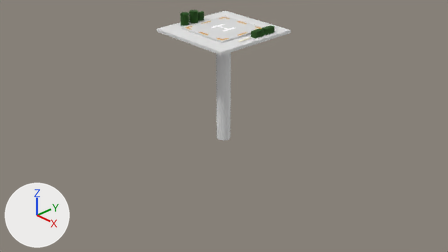
One commit to the Blender file packages/units/building/sea_landing_port_supply_station/assets/sea_landing_port_supply_station.blend: the scene before it, then after it.
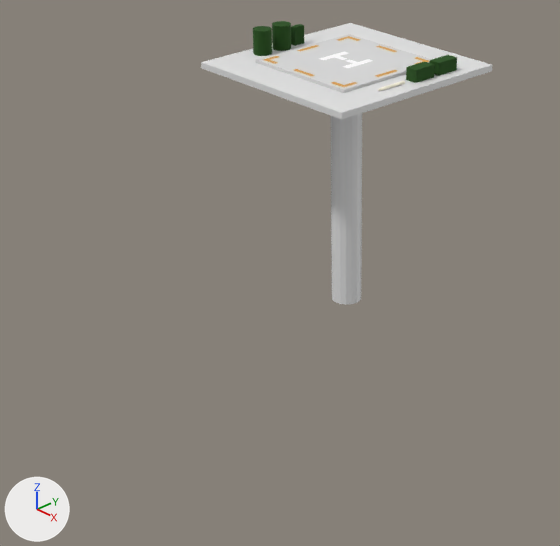
Each version is shown from the file's camera 'Camera', then close up on the part from 14% to 72% of the width and 0% to 100% of the height. The axes (+X, +Y, +Z) are drawn at lower left. The lights are the same throughout. The first two pictures are the older version.

Names of what the first close-up shows: 'Kugel.002', 'base', 'plattform', 'stand' and 5 more.
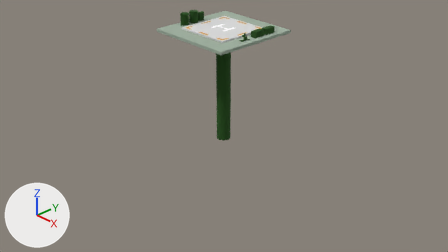
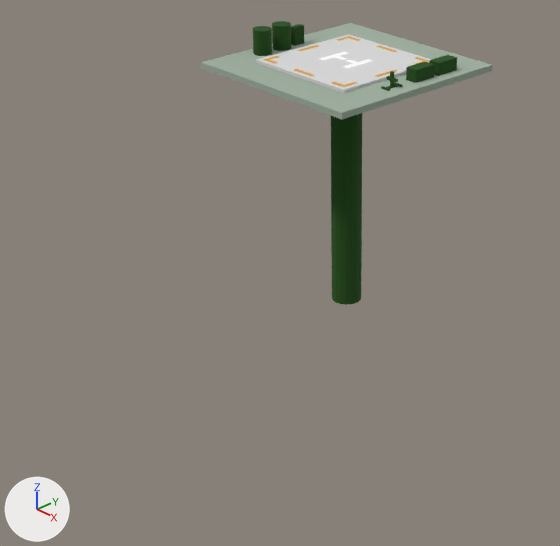
Edits to the bpy script that builds the scene:
```text
Add mat_secondary:
    mat_secondary = principled_material('secondary')
    mat_secondary.base_color = (0.352, 0.434, 0.352)  # grey #a0b0a0
    mat_secondary.roughness = 1.0
    mat_secondary.diffuse_roughness = 1.0
Add mat_primary_001:
    mat_primary_001 = principled_material('primary.001')
    mat_primary_001.base_color = (0.0144, 0.0802, 0.00518)  # dark green #205010
    mat_primary_001.roughness = 1.0
    mat_primary_001.diffuse_roughness = 1.0
Change me_cube:
    where me_cube.from_pydata(...)  # 8 vertices, 6 faces; spans x -1.0..1.0, y -1.0..1.0, z 68.0..70.0
    remove me_cube.materials.append(mat_material)  # white #e7e7e7
    add me_cube.materials.append(mat_secondary)  # grey #a0b0a0
Change me_zylinder_001:
    where me_zylinder_001.from_pydata(...)  # 32 vertices, 18 faces; spans x -0.25..0.25, y -0.25..0.25, z -0.3..1.7
    add me_zylinder_001.materials.append(mat_primary)  # dark green #205010
Add me_cube_002:
    me_cube_002.from_pydata(...)  # 48 vertices, 29 faces; spans x -4.0..4.0, y -8.0..8.0, z -1.1..1.0
    me_cube_002.materials.append(mat_primary_001)  # dark green #205010
Add col_collection_002:
    col_collection_002 = bpy.data.collections.new('Collection.002')
Add col_collection_001:
    col_collection_001 = bpy.data.collections.new('Collection.001')
    col_collection_001.objects.link(ob_cube)
    col_collection_001.objects.link(ob_collection_004)
    col_collection_001.objects.link(ob_collection_001)
    col_collection_001.objects.link(ob_collection_002)
    col_collection_001.objects.link(ob_collection_003)
Remove ob_kugel_002:
    ob_kugel_002 = bpy.data.objects.new('Kugel.002', me_kugel_002)
    ob_kugel_002.parent = ob_additional_2
    ob_kugel_002.location = (0.65, -0.15, 1.762)
    ob_kugel_002.scale = (0.25, 0.25, 0.25)
Add ob_collection_003:
    ob_collection_003 = bpy.data.objects.new('Collection.003', None)
    ob_collection_003.location = (-0.1, 0.0, -0.1)
    ob_collection_003.instance_type = 'COLLECTION'
    ob_collection_003.instance_collection = col_collection_002
Add ob_collection_002:
    ob_collection_002 = bpy.data.objects.new('Collection.002', None)
    ob_collection_002.location = (0.1, 0.0, -0.1)
    ob_collection_002.instance_type = 'COLLECTION'
    ob_collection_002.instance_collection = col_collection_002
Add ob_collection_001:
    ob_collection_001 = bpy.data.objects.new('Collection.001', None)
    ob_collection_001.location = (0.1, 0.0, 0.1)
    ob_collection_001.instance_type = 'COLLECTION'
    ob_collection_001.instance_collection = col_collection_002
Add ob_collection_004:
    ob_collection_004 = bpy.data.objects.new('Collection.004', None)
    ob_collection_004.location = (-0.1, 0.0, 0.1)
    ob_collection_004.instance_type = 'COLLECTION'
    ob_collection_004.instance_collection = col_collection_002
Add ob_cube:
    ob_cube = bpy.data.objects.new('Cube', me_cube_002)
    ob_cube.location = (0.0, 0.0, 0.0)
    ob_cube.scale = (0.05, 0.0375, 0.225)
Add ob_collection:
    ob_collection = bpy.data.objects.new('Collection', None)
    ob_collection.parent = ob_additional_2
    ob_collection.location = (0.65, -0.15, 1.812)
    ob_collection.scale = (0.25, 0.25, 0.25)
    ob_collection.instance_type = 'COLLECTION'
    ob_collection.instance_collection = col_collection_001
```

Where the change shows, as pixel boxes [x1, y1, x2, y2] in the close-ups (560 x 546 px):
'plattform', recoloured (white to grey)
    both: [201, 23, 492, 120]
'stand', recoloured (white to dark green)
    both: [331, 113, 362, 305]
'Collection', added
    after: [381, 71, 403, 91]
'Kugel.002', deleted
    before: [378, 80, 405, 91]
